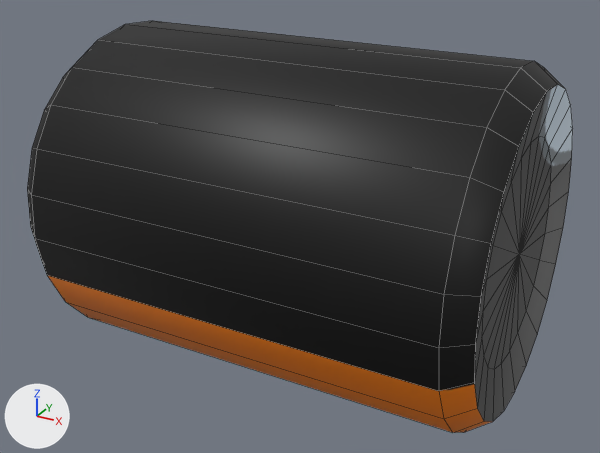
The Blender file Assets/Models/Ammo.blend, before and after one commit.
One viewpoint serves both versions: a 50 mm lens placed at (1.101, -1.586, 0.957), pointed at (-0.012, 0.438, -0.055). Arrows for +X, +Y and +Z are at lower left; the lights stay in place. Mesh edges are drawn as thin lines.

Objects in the first picture: 'Ammo'.
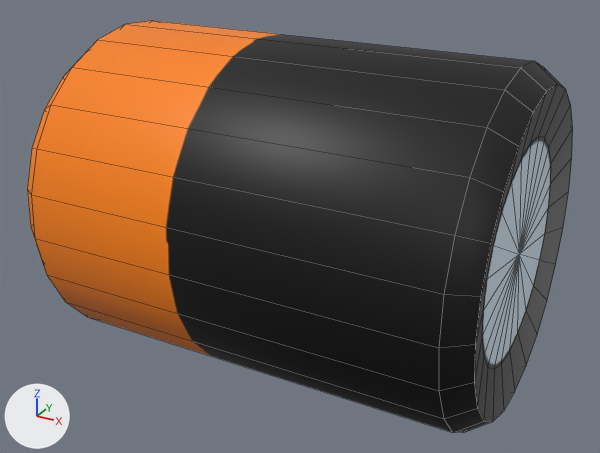
Location of each change, [x1, y1, x2, y2] in pixels of the pictures (600 x 453 px):
```json
{"part": 1, "of": "me_cylinder", "change": "surface changed", "before": [27, 21, 573, 432], "after": [27, 21, 573, 432]}
```

Edits to the scene script, one JSON object a line:
```json
{"block": "me_cylinder", "where": "me_cylinder.from_pydata(...)  # 170 vertices, 192 faces; spans x -0.769..0.675, y -0.052..0.946, z -0.496..0.502"}
{"block": "me_cylinder", "where": "# used by ob_ammo; location = (0.0, 0.0, 0.0)"}
{"block": "me_cylinder", "change": "me_cylinder part 1: 192 kept faces spanning x -0.769..0.675, y -0.052..0.946, z -0.496..0.502 get new texture (UV) coordinates"}
```
